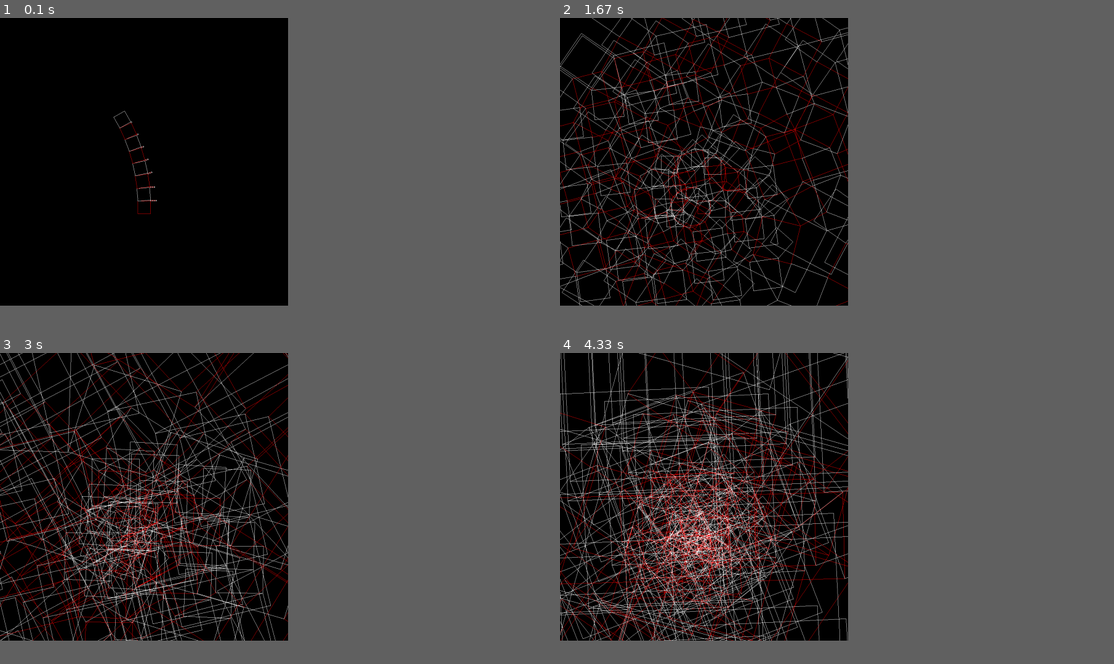
Above: before the commit, frames 1-4 (two rows, left to right).
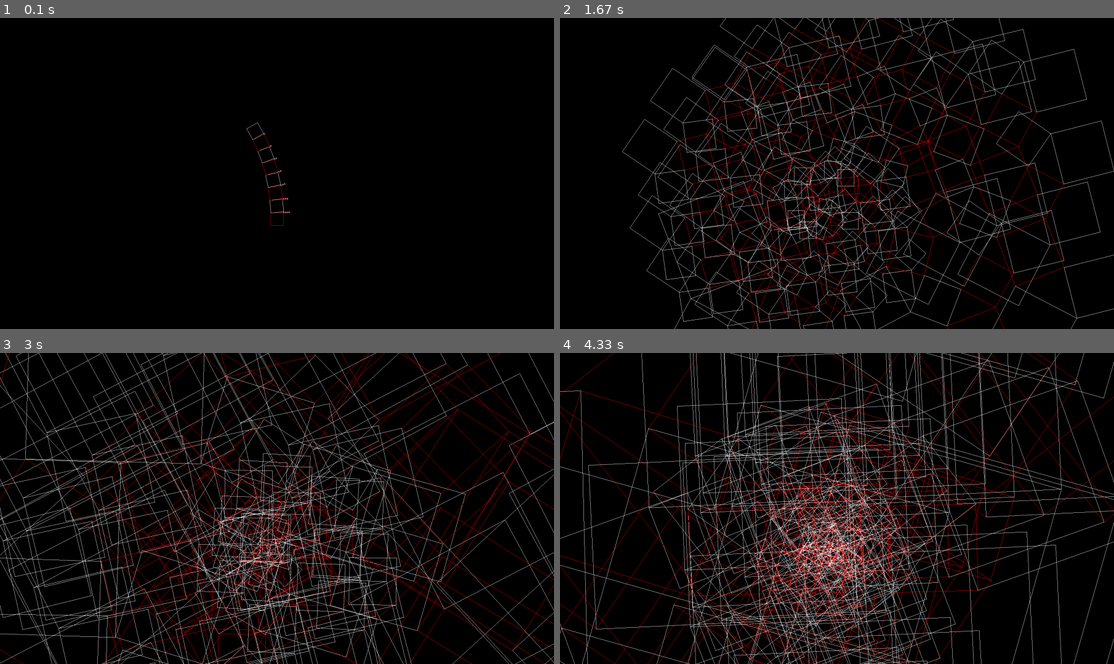
Above: after the commit, the same moments.

Repository: rodgzilla/talk-slides
Game: pygame game, started from creative_coding/fractals/src/pythagoras_tree_angle.py
Same seed, same stepped clock (60 frames per second), same inputs: the game is played once before the commit and once after it.
Inputs:
- Up to frame 1 (0.1 s): no input
- Up to frame 2 (1.67 s): no input
- Up to frame 3 (3 s): no input
- Up to frame 4 (4.33 s): no input
In our replay, the window is 468x468 before the commit and 900x506 after it. These sizes can differ from the game's own. Grey fills any space a smaller window leaves; there, only what the larger window draws over its background counts as a difference.

The runs differ from the first frame. In frame 1, 0.4% of the frame differs, in the area x 20-53%, y 29-67%; in frame 2, 20%; in frame 3, 29%; in frame 4, 36%, in the area x 0-100%, y 0-100%.

Commit message:
Changing window size to be fullscreen.

Diff:
--- a/creative_coding/fractals/src/pythagoras_tree_angle.py
+++ b/creative_coding/fractals/src/pythagoras_tree_angle.py
@@ -43,7 +43,8 @@
     pygame.init()
     delay              = 0.01
     scaling_step       = 0.01
-    width, height      = 1000, 1000
+    # width, height      = 1000, 1000
+    width, height      = 1920, 1080
     size               = 45
     x_center, y_center = width // 2, height // 2
     x1, y1             = x_center - (size // 2), y_center + 4 * size
--- a/creative_coding/fractals/src/pythagoras_tree_scaling.py
+++ b/creative_coding/fractals/src/pythagoras_tree_scaling.py
@@ -40,11 +40,12 @@
     pygame.init()
     delay              = 0.002
     scaling_step       = 0.005
-    width, height      = 1000, 1000
-    size               = 60
+    # width, height      = 1000, 1000
+    width, height      = 1920, 1080
+    size               = 150
     x_center, y_center = width // 2, height // 2
-    x1, y1             = x_center - (size // 2), y_center + 4 * size
-    x2, y2             = x_center + (size // 2), y_center + 4 * size
+    x1, y1             = x_center - (size // 2), y_center + 3 * size
+    x2, y2             = x_center + (size // 2), y_center + 3 * size
     window             = pygame.display.set_mode((width, height))
 
     scalings = np.concatenate(
